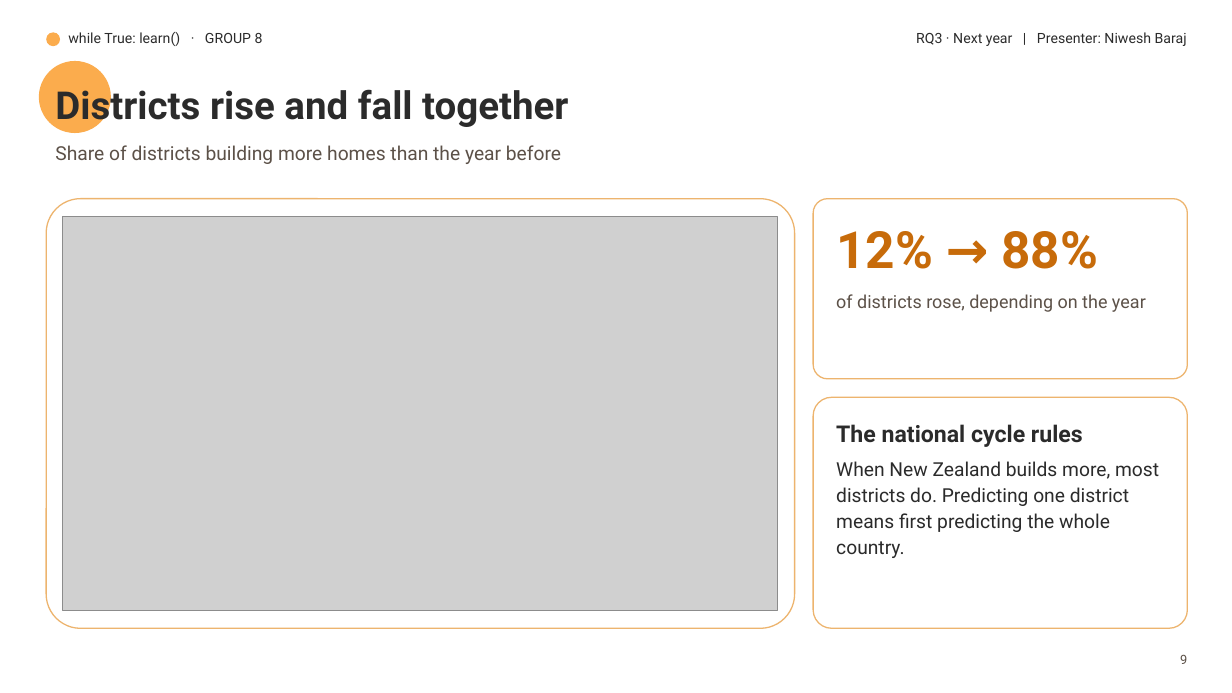
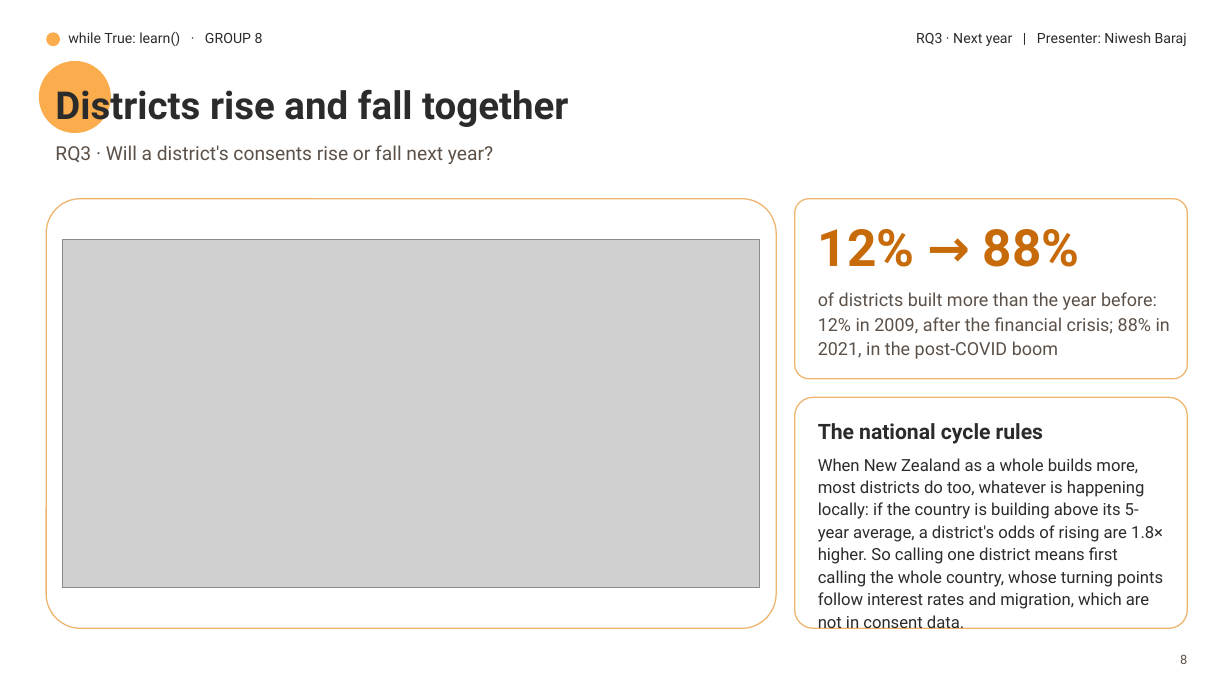
Before and after one commit to harishsahadev/while-True-Learn, a slide deck: slide 9 of building-consents/communication/slides/slides.pptx (slide 10 before the commit). Drawn at 1232x693 pixels with LibreOffice and Linux fonts; fonts in the diff are those of the drawing; grey boxes stand for pictures; background and template pictures are left out. Boxes give left, top, right and bottom in pixels: in the first picture for what was removed or moved away, otherwise in the second. Text is boxed around its words. In the diff, an @@ line names an element or a change of style, - is before the commit and + after.

```diff
--- a/building-consents/communication/slides/slides.pptx
+++ b/building-consents/communication/slides/slides.pptx
@@ text at <box>55,145,493,164</box>: text changed @@
-Share of districts building more homes than the year before
+RQ3 · Will a district's consents rise or fall next year?
@@ rounded rectangle: place and size @@
-rounded rectangle at <box>46,199,795,628</box>
+rounded rectangle at <box>46,199,776,628</box>
@@ rounded rectangle: place and size @@
-rounded rectangle at <box>813,199,1188,379</box>
+rounded rectangle at <box>795,199,1188,379</box>
@@ text "12% → 88%": place and size @@
-text "12% → 88%" at <box>836,231,1098,269</box>
+text "12% → 88%" at <box>818,229,1080,267</box>
@@ picture: place and size @@
-picture at <box>63,217,778,611</box>
+picture at <box>63,239,760,588</box>
@@ text at <box>818,292,1170,359</box>: text changed @@
-of districts rose, depending on the year
+of districts built more than the year before: 12% in 2009, after the financial crisis; 88% in 2021, in the post-COVID boom
@@ rounded rectangle: place and size @@
-rounded rectangle at <box>813,397,1188,628</box>
+rounded rectangle at <box>795,397,1188,628</box>
@@ text "The national cycle rules": place and size @@
-text "The national cycle rules" at <box>836,424,1159,558</box>
+text "The national cycle rules" at <box>818,423,1163,609</box>
@@ text at <box>818,423,1043,444</box>: size 18 to 16.5 pt in "The national cycle rules" @@
@@ text at <box>818,458,1163,609</box>: text changed; size 15 to 13 pt @@
-When New Zealand builds more, most districts do. Predicting one district means first predicting the whole country.
+When New Zealand as a whole builds more, most districts do too, whatever is happening locally: if the country is building above its 5-year average, a district's odds of rising are 1.8× higher. So calling one district means first calling the whole country, whose turning points follow interest rates and migration, which are not in consent data.
```
Also in this commit, not shown: 8 other slides changed, 4 slides added, 3 slides removed, 28 other files.
